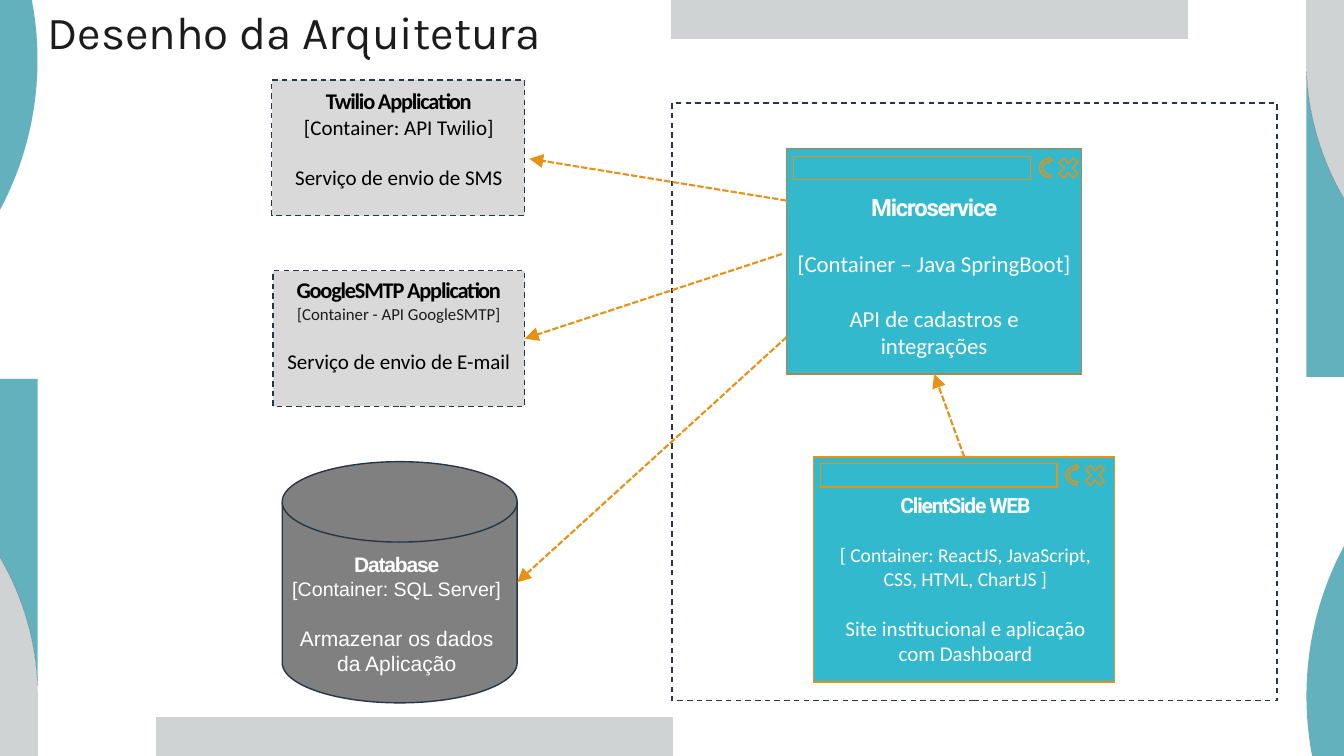
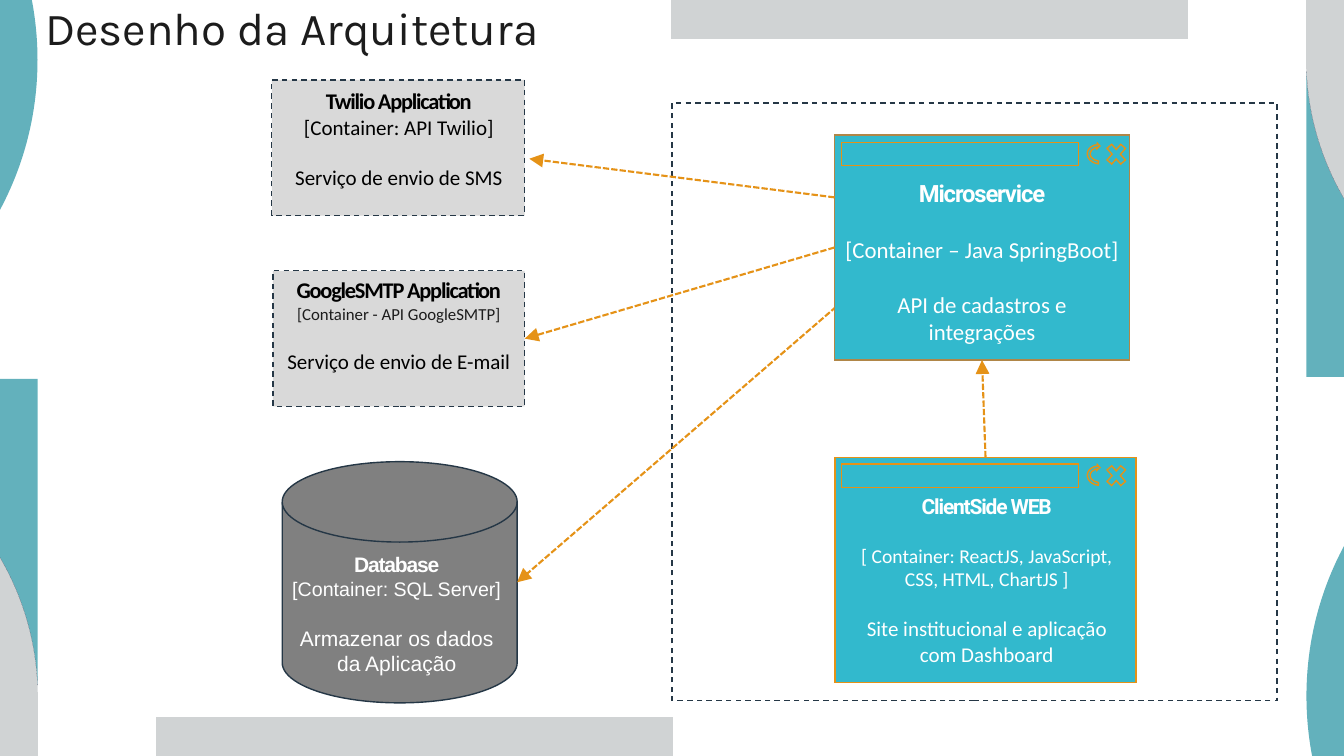
Before and after one commit to MOCA-project/Documentos, a slide deck: slide 4 of Sprint2/Diagrama de Solução de Software/Diagrama de Solução de Software - MOCA.pptx. Drawn at 1344x756 pixels with LibreOffice and Linux fonts; fonts in the diff are those of the drawing. Boxes give left, top, right and bottom in pixels: in the first picture for what was removed or moved away, otherwise in the second. Text is boxed around its words. In the diff, an @@ line names an element or a change of style, - is before the commit and + after.

```diff
--- a/Sprint2/Diagrama de Solução de Software/Diagrama de Solução de Software - MOCA.pptx
+++ b/Sprint2/Diagrama de Solução de Software/Diagrama de Solução de Software - MOCA.pptx
@@ text "Desenho da Arquitetura": place and size @@
-text "Desenho da Arquitetura" at box(47, 17, 541, 60)
+text "Desenho da Arquitetura" at box(45, 13, 538, 56)
@@ 2 rectangles, 1 circular arrow: place and size @@
-2 rectangles, 1 circular arrow at box(786, 149, 1082, 374)
+2 rectangles, 1 circular arrow at box(835, 135, 1130, 360)
@@ cross: place and size @@
-cross at box(1056, 153, 1082, 184)
+cross at box(1103, 139, 1129, 169)
@@ arrow moved from (786, 201) - (529, 159) to (835, 198) - (529, 159) @@
@@ arrow moved from (782, 254) - (525, 339) to (835, 248) - (525, 339) @@
@@ arrow moved from (786, 337) - (517, 583) to (837, 307) - (517, 583) @@
@@ arrow moved from (965, 457) - (935, 374) to (986, 458) - (982, 360) @@
@@ 2 rectangles, 1 text, 1 cross, 1 circular arrow: place and size @@
-2 rectangles, 1 text, 1 cross, 1 circular arrow at box(814, 457, 1115, 682)
+2 rectangles, 1 text, 1 cross, 1 circular arrow at box(835, 458, 1136, 683)
```
Also in this commit, not shown: 10 other files.
